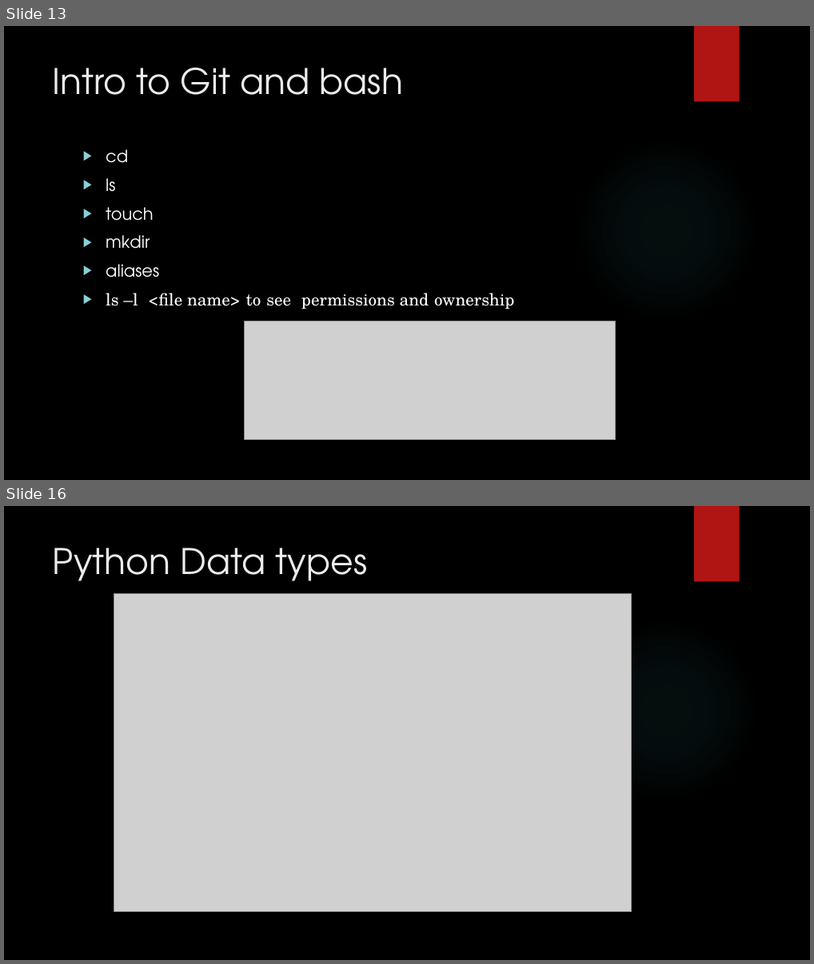
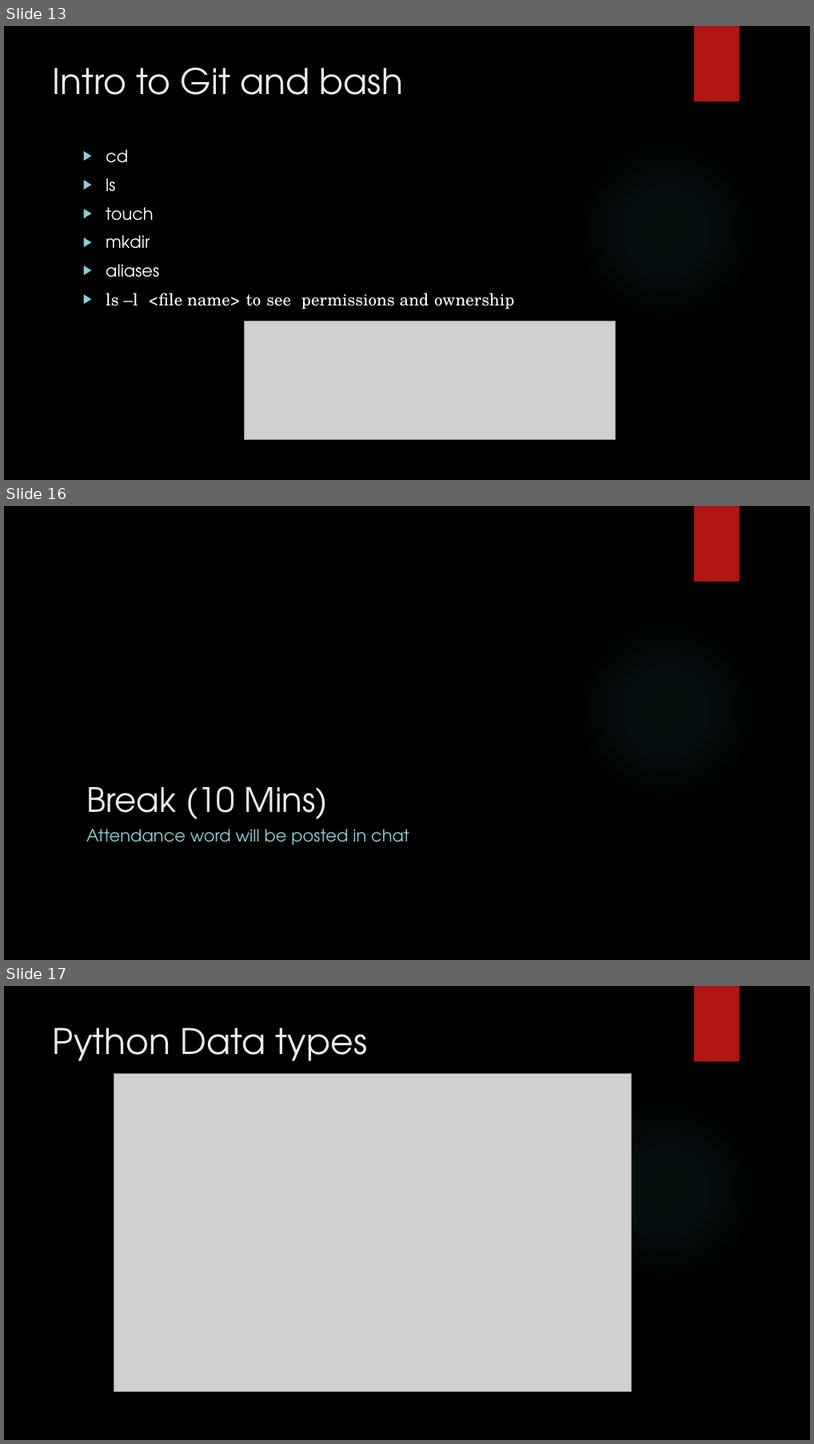
Before and after one commit to LaunchCoderGirlSTL/Data-Science-Assignments, a slide deck: course_material/week_01/01_Presentation.pptx. Shown one above the other, each under a label of ours: slides 13 and 16 before the commit, slides 13, 16 and 17 after it; the slides between them are not shown. The pictures are 814x964 and 814x1444 pixels, drawn with LibreOffice and Linux fonts; fonts in the diff are those of the drawing; grey boxes stand for pictures; background and template pictures are left out. Boxes give left, top, right and bottom in pixels: in the first picture for what was removed or moved away, otherwise in the second. Text is boxed around its words. In the diff, an @@ line names an element or a change of style, - is before the commit and + after.

```diff
--- a/course_material/week_01/01_Presentation.pptx
+++ b/course_material/week_01/01_Presentation.pptx
@@ slide 16 added at (4,506,810,960), background picture (left out); not listed: 2 template elements that a slide beside it also shows @@
@@ title added at (86,786,328,820), 40 pt, text #EBEBEB @@
+Break (10 Mins)
@@ text added at (86,828,410,844), 20 pt, text #8AD0D6 @@
+Attendance word will be posted in chat
@@ what was slide 16 is now slide 17 @@
```
Also in this commit, not shown: 5 slides changed, 1 other file.
